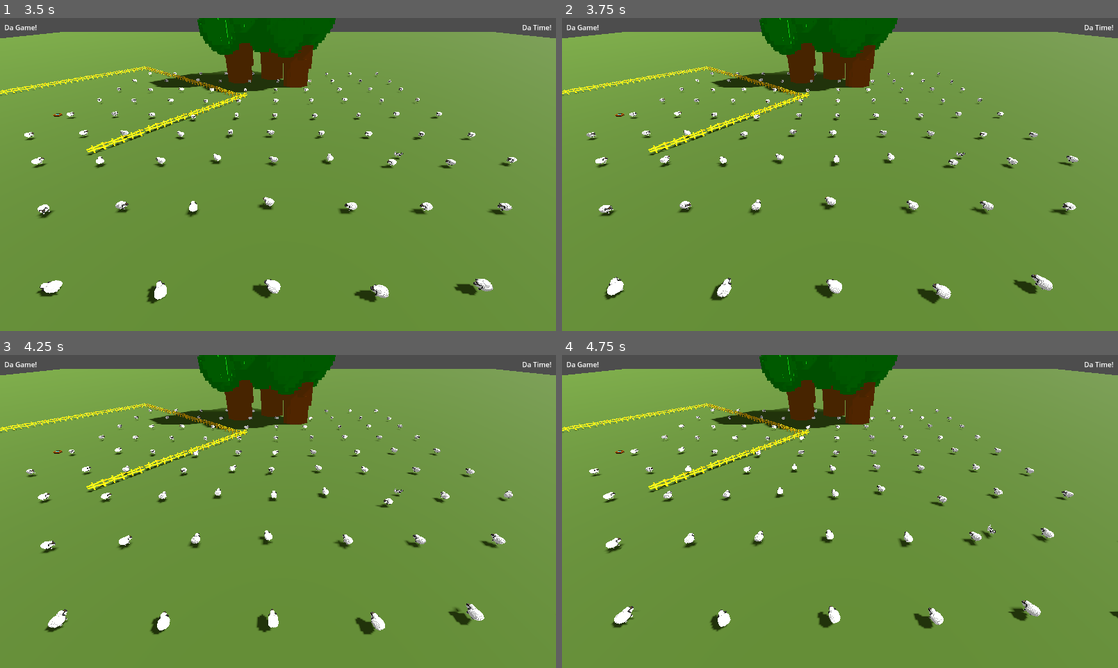
Above: before the commit, frames 1-4 (two rows, left to right).
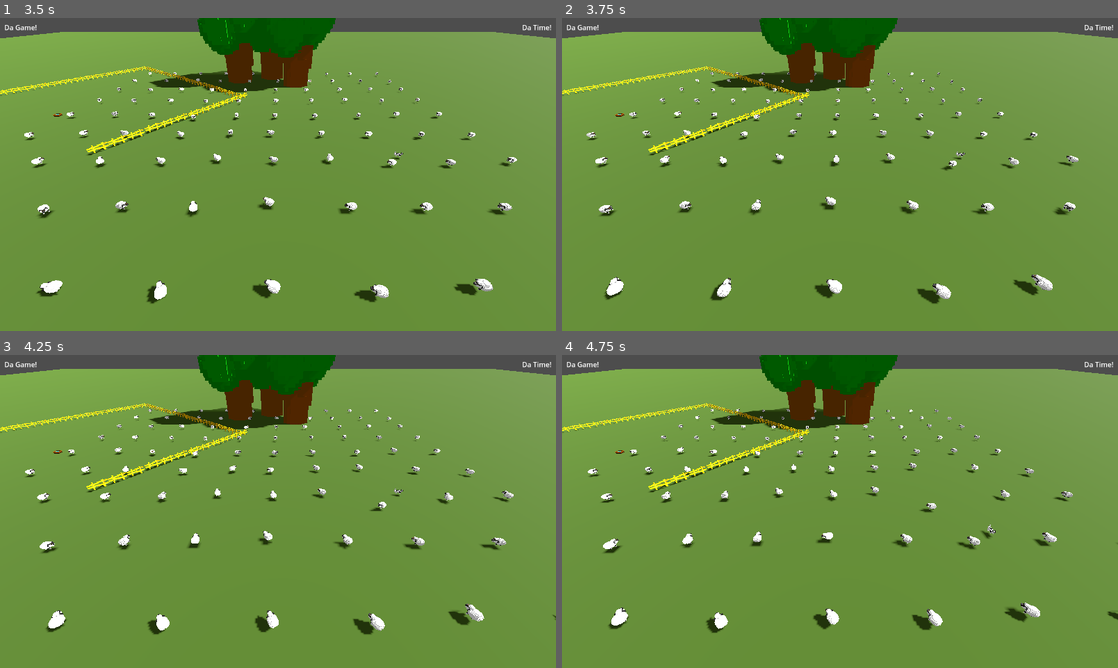
Above: after the commit, the same moments.

Repository: hunttis/ld-58
Game: Godot game, scene res://assets/scenes/master.tscn
Same seed, same stepped clock (60 frames per second), same inputs: the game is played once before the commit and once after it.
Inputs (mouse positions are in pixels of both pictures, inside the frame that each line leads up to):
- Up to frame 1 (3.5 s): click "Start" at 0.5 s; move the mouse to (400, 158) at 1.27 s; click (400, 158) at 1.35 s; move the mouse to (166, 190) at 2.02 s; tap E (ability_e) at 2.1 s; move the mouse to (333, 105) at 2.77 s; hold Q (ability_q) from 2.78 s (still down)
- Up to frame 2 (3.75 s): move the mouse to (812, 237) at 3.52 s; release Q (ability_q) at 3.53 s; tap W (ability_w) at 3.6 s
- Up to frame 3 (4.25 s): no input
- Up to frame 4 (4.75 s): move the mouse to (1006, 558) at 4.27 s; click (1006, 558) at 4.35 s

Frame 1 is identical in both runs. In frame 2, 0.4% of the frame differs, in the area x 4-93%, y 17-92%; in frame 3, 1.3%; in frame 4, 2.2%, in the area x 4-100%, y 17-89%.

Commit message:
increase bark strength

Diff:
--- a/assets/scenes/game/sheep/Sheep.gd
+++ b/assets/scenes/game/sheep/Sheep.gd
@@ -18,7 +18,7 @@
 @export var weight_align: float = 0.2
 @export var weight_dog: float = 2.0
 @export var weight_wander: float = 0.5
-@export var weight_bark: float = 4.0
+@export var weight_bark: float = 20
 
 enum State {
   IDLE,
